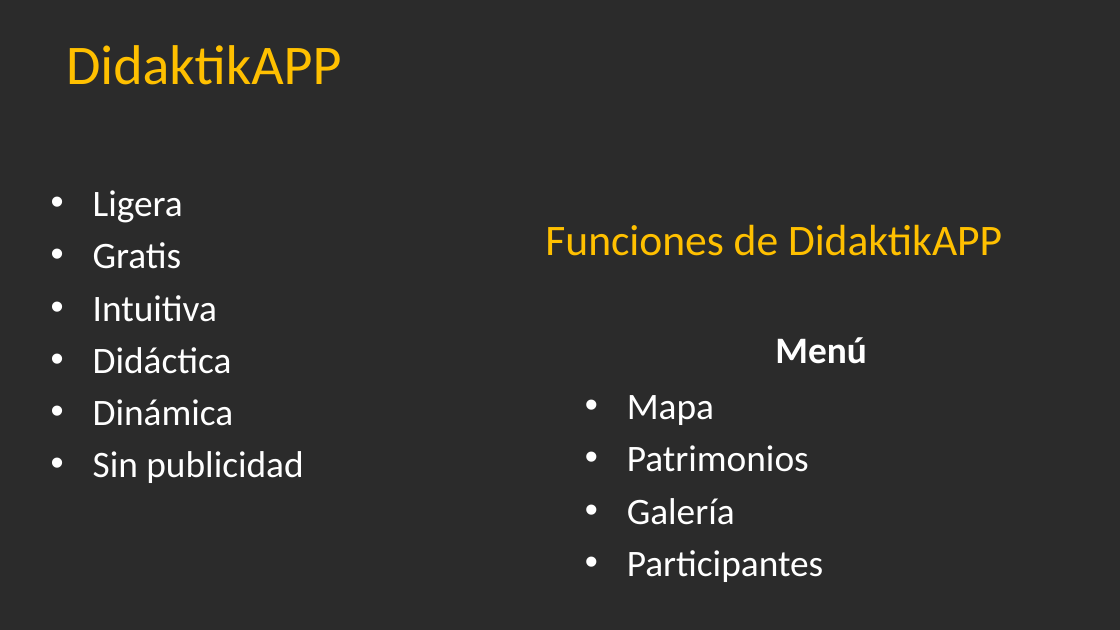
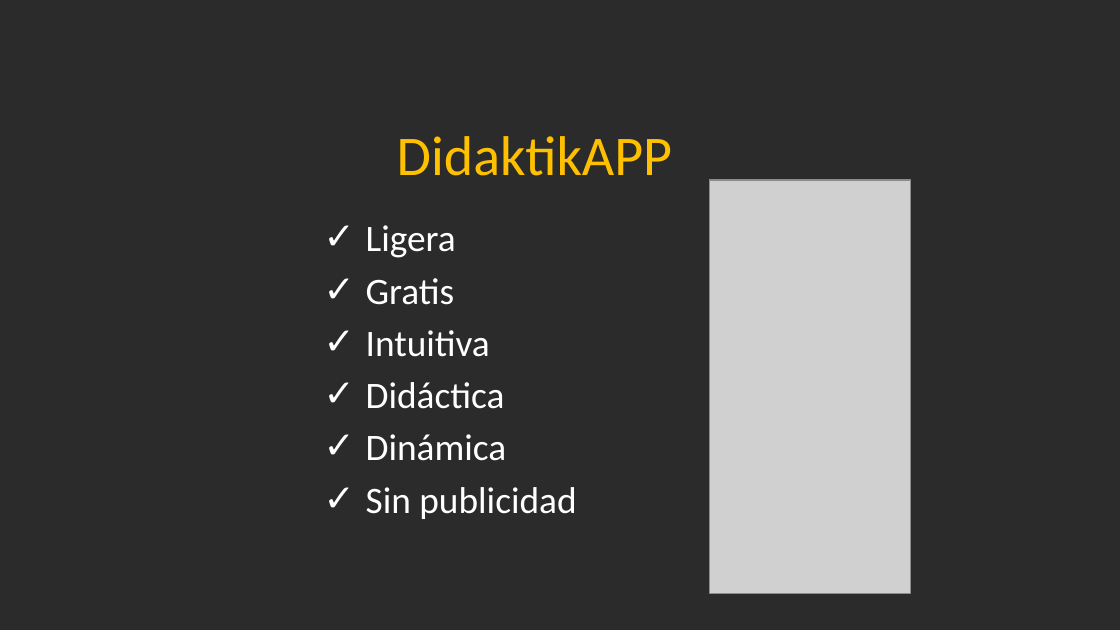
Before and after one commit to Jandycon/PROYECTOAPP, a slide deck: slide 10 of DidaktikApp.pptx (slide 4 before the commit). Drawn at 1120x630 pixels with LibreOffice and Linux fonts; fonts in the diff are those of the drawing; grey boxes stand for pictures; background and template pictures are left out; a plain dark background stands for a picture behind light text. Boxes give left, top, right and bottom in pixels: in the first picture for what was removed or moved away, otherwise in the second. Text is boxed around its words. In the diff, an @@ line names an element or a change of style, - is before the commit and + after.

```diff
--- a/DidaktikApp.pptx
+++ b/DidaktikApp.pptx
@@ text "DidaktikAPP": place and size @@
-text "DidaktikAPP" at box(66, 45, 341, 85)
+text "DidaktikAPP" at box(397, 136, 672, 176)
@@ text "DidaktikAPP" at box(397, 136, 672, 176): alignment left to centre @@
@@ text "Ligera": place and size @@
-text "Ligera" at box(93, 190, 303, 483)
+text "Ligera" at box(366, 225, 576, 519)
@@ text "Ligera" at box(366, 225, 576, 519): bullet • to ✓ @@
@@ picture added at box(710, 180, 911, 594) @@
@@ text removed at box(545, 224, 1002, 256) @@
-Funciones de DidaktikAPP
@@ text removed at box(775, 337, 866, 364) @@
-Menú
@@ text removed at box(627, 395, 823, 582) @@
-• Mapa
-• Patrimonios
-• Galería
-• Participantes
```
Also in this commit, not shown: 3 other slides changed, 8 slides added, 1 slide removed.
